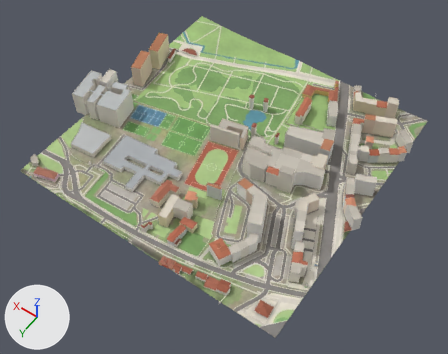
One commit to the glTF model public/tiles/lumiar/t_0_4.glb: the scene before it, then after it.
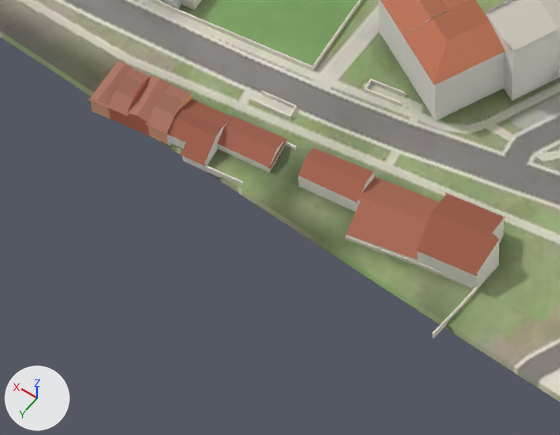
The first picture shows the older version from a camera (50 mm lens) standing at (-2038.0, 7073.0, 890.0) and looking at (-1661.0, 6544.0, 60.0). The close-ups show the older and then the newer version on the part from 32% to 54% of the width and 69% to 91% of the height of that picture. Only the edits that show in the close-ups are written down. Arrows for +X, +Y and +Z are at lower left; the lights stay in place. Where no turn or scale is listed for an object, it has been applied to the vertices. Vertices at exactly the same position are counted once.

The older version as bpy lines, for what is in view:
```python
me_buildings = bpy.data.meshes.new('buildings')
me_buildings.from_pydata(...)  # 3590 vertices, 4592 faces; spans x -272.0..272.0, y -257.0..257.0, z -30.0..30.0
me_buildings.materials.append(mat_buildings)
me_terrain = bpy.data.meshes.new('terrain')
me_terrain.from_pydata(...)  # 4348 vertices, 8442 faces; spans x -250.0..250.0, y -250.0..250.0, z -6.0..6.0
me_terrain.materials.append(mat_ground)  # picture img_ground
ob_buildings = bpy.data.objects.new('buildings', me_buildings)
ob_buildings.location = (-1629.2, 6493.9, 107.4)
ob_terrain = bpy.data.objects.new('terrain', me_terrain)
ob_terrain.location = (-1641.7, 6496.1, 82.3)
```
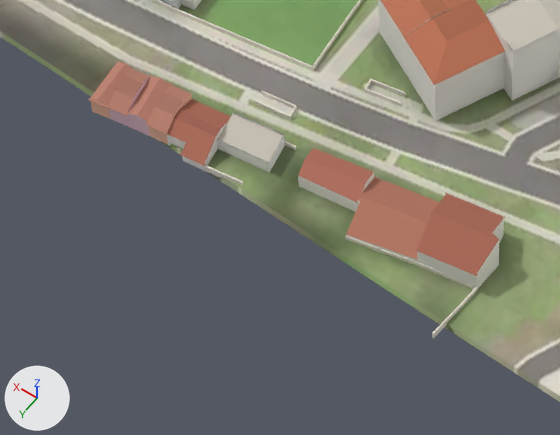
What differs and where, as boxes [x1, y1, x2, y2] in the close-ups (560 x 435 px):
part 1 of me_buildings, deleted
    before: [233, 116, 287, 169]
part 2 of me_buildings, built on
    before: [217, 118, 285, 173]
    after: [217, 113, 285, 173]

Patch to the scene script:
```diff
--- a/public/tiles/lumiar/t_0_4.glb.py
+++ b/public/tiles/lumiar/t_0_4.glb.py
@@ me_buildings @@
 # used by ob_buildings; location = (-1629.2, 6493.9, 107.4)
-me_buildings.from_pydata(...)  # 3590 vertices, 4592 faces; spans x -272.0..272.0, y -257.0..257.0, z -30.0..30.0
+me_buildings.from_pydata(...)  # 3577 vertices, 4580 faces; spans x -272.0..272.0, y -257.0..257.0, z -30.0..30.0
+# me_buildings part 1: the loose piece of 7 vertices spanning x -110.0..-92.0, y 235.0..245.0, z -19.0 is deleted
+# me_buildings part 2
+# 13 vertices are removed from x -109.0..-94.0, y 235.0..247.0, z -23.0..-16.0
+# 23 faces are deleted
+# 1 vertex moves from x -93.0, y 238.0, z -19.0 to x -93.0, y 238.0, z -16.0
+# 7 vertices are added at x -109.0..-93.0, y 235.0..247.0, z -17.0..-16.0
+# 15 new faces join them
 me_buildings.materials.append(mat_buildings)
```
